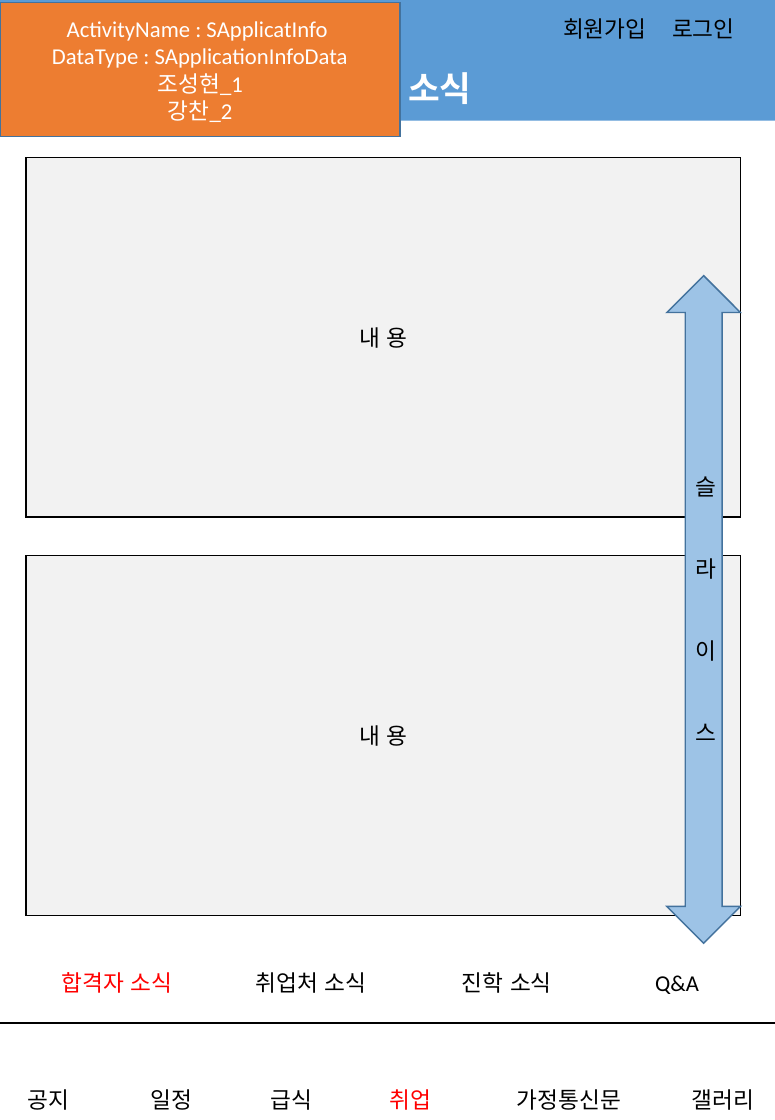
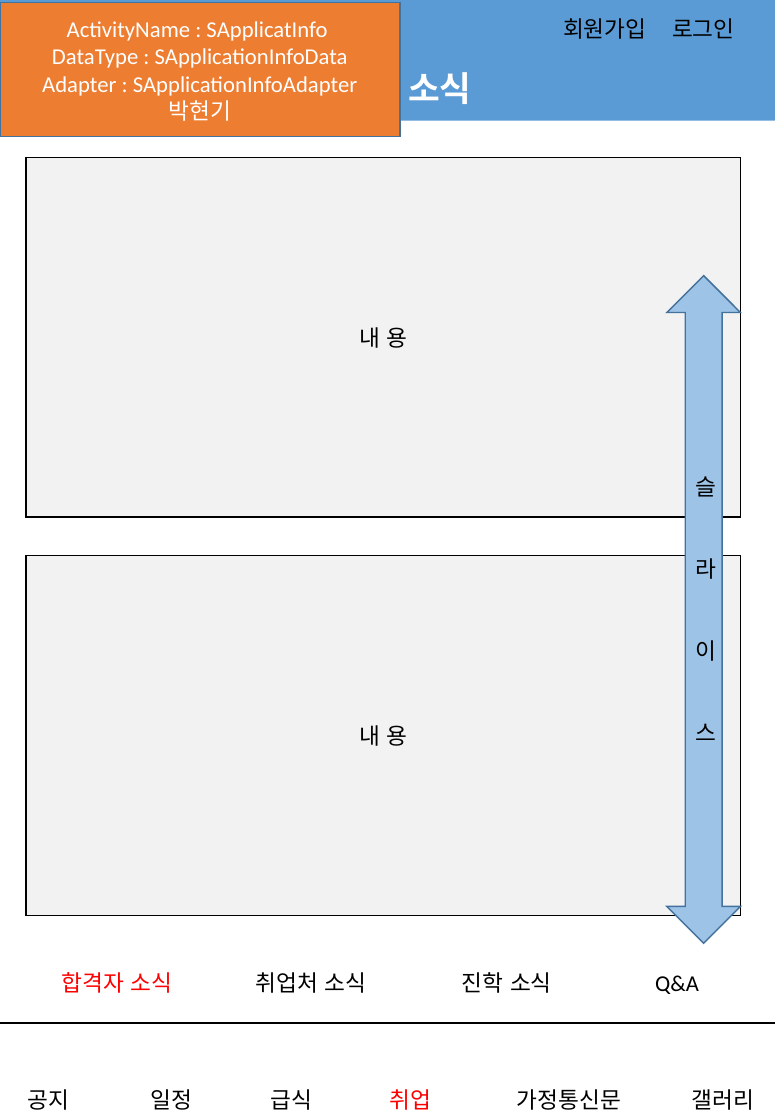
Before and after one commit to jungho-shin/SIHSchool, a slide deck: slide 6 of app/src/main/assets/어플_스토리보드.pptx. Drawn at 775x1120 pixels with LibreOffice and Linux fonts; fonts in the diff are those of the drawing; background and template pictures are left out. Boxes give left, top, right and bottom in pixels: in the first picture for what was removed or moved away, otherwise in the second. Text is boxed around its words. In the diff, an @@ line names an element or a change of style, - is before the commit and + after.

```diff
--- a/app/src/main/assets/어플_스토리보드.pptx
+++ b/app/src/main/assets/어플_스토리보드.pptx
@@ text in rectangle at bbox=[42, 76, 357, 121]: text changed @@
-조성현_1
-강찬_2
+Adapter : SApplicationInfoAdapter
+박현기
```
Also in this commit, not shown: 11 other slides changed.
